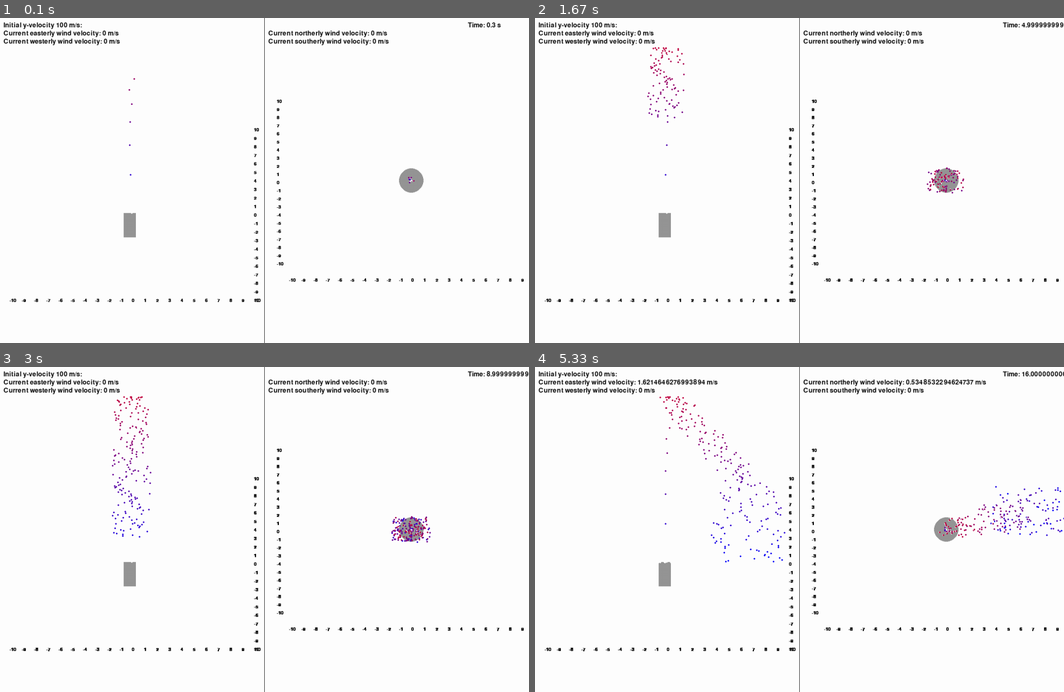
Above: before the commit, frames 1-4 (two rows, left to right).
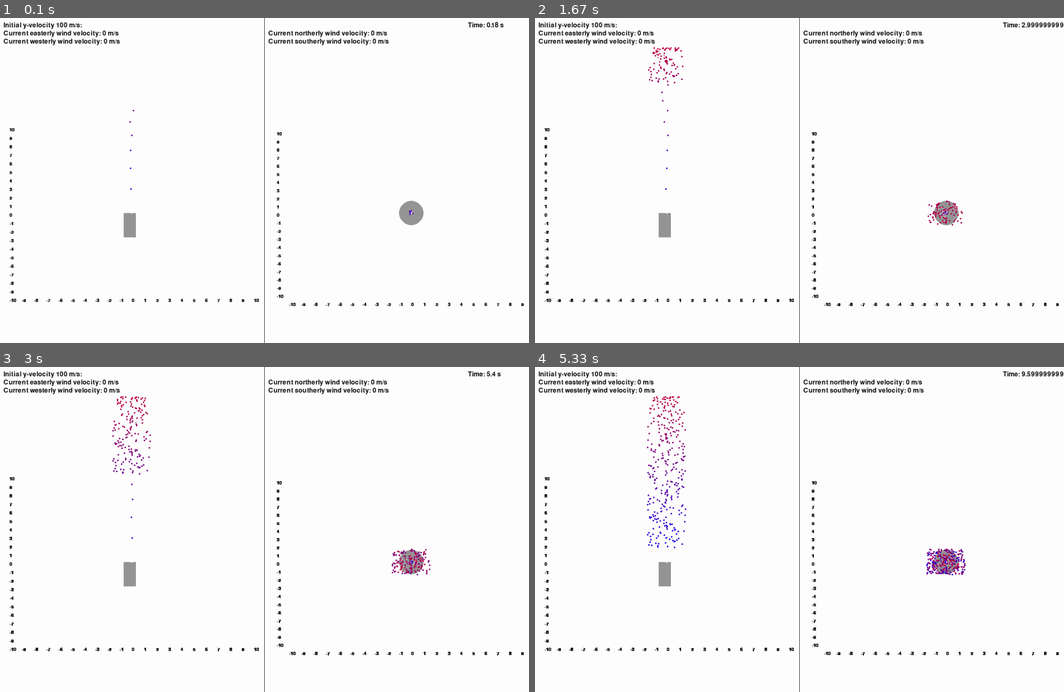
Above: after the commit, the same moments.

Repository: crawfonw/FountainSimulator
Game: pygame game, started from Fountain.py
The game is run twice, just before and just after one commit, with the same random seed, the same clock (stepped at 60 frames per second) and the same inputs. The source is Python 2; it was converted automatically to run under Python 3.
Inputs (mouse positions are in pixels of both pictures, inside the frame that each line leads up to):
- Up to frame 1 (0.1 s): no input
- Up to frame 2 (1.67 s): hold W 0.33-0.8 s; move the mouse to (778, 193) at 0.37 s; hold S 0.83-1.3 s; move the mouse to (968, 170) at 0.87 s
- Up to frame 3 (3 s): no input
- Up to frame 4 (5.33 s): no input

The runs differ from the first frame. In frame 1, 1.2% of the frame differs, in the area x 1-99%, y 1-89%; in frame 2, 1.6%; in frame 3, 2.1%; in frame 4, 3.1%, in the area x 1-100%, y 1-89%.

Commit message:
Tweak GUI, add scaffold for fountain control algorithm

Diff:
--- a/Fountain.py
+++ b/Fountain.py
@@ -73,7 +73,7 @@
 
         #tick tock
         self.time = 0
-        self.dt = 0.05
+        self.dt = 0.03
 
         #initial velocities, etc.
         self.v = v
@@ -113,7 +113,7 @@
         self.draw_xz_fountain()
         self.draw_xz_axis()
 
-        self.draw_buttons()
+        #self.draw_buttons()
 
         self.draw_lines()
 
@@ -141,7 +141,6 @@
         else:
             raise ValueError
 
-
     def draw_buttons(self):
         print 'Keys:\nN,S,E,W - Toggle N/S/E/W Winds\n'
 
@@ -153,7 +152,7 @@
 #        pygame.draw.ellipse(self.screen, (150,150,150), (pos.x, pos.y, pos2.x, pos2.y))
 
     def translate_xz_pos_to_screen(self, pos):
-        return vec2d(7 * self.w / 9 + 30 * pos.x, 2 * self.h / 4 + 20 * (-pos.z))
+        return vec2d(7 * self.w / 9 + 30 * pos.x, 3 * self.h / 5 + 20 * (-pos.z))
 
     def draw_xz_droplet(self, oldpos, newpos, rgb=(0,0,255)):
         pygame.draw.circle(self.screen, (255,255,255), self.translate_xz_pos_to_screen(oldpos).inttup(), self.radius)
@@ -162,7 +161,7 @@
     def draw_xz_axis(self):
         aFont = pygame.font.Font(None, 16)
         for i in range(-10, 11):
-            pos = self.translate_xz_pos_to_screen(vec3d(i,0,-12))
+            pos = self.translate_xz_pos_to_screen(vec3d(i,0,-11))
             label = aFont.render('%s' % i, 1, (10, 10, 10))
             self.screen.blit(label, pos)
 
@@ -200,7 +199,7 @@
             label = aFont.render('%s' % i, 1, (10, 10, 10))
             self.screen.blit(label, pos)
 
-            pos = self.translate_xy_pos_to_screen(vec3d(10,i,0))
+            pos = self.translate_xy_pos_to_screen(vec3d(-10,i,0))
             label = aFont.render('%s' % i, 1, (10, 10, 10))
             self.screen.blit(label, pos)
 
@@ -229,6 +228,15 @@
 
         return wind_did_change
 
+    def adjust_initial_droplet_velocity(self):
+        '''
+        This is the compensation algoritm. It adjusts the fountain's spray speed,
+        specifically the initial y-velocity of the droplets, so people don't get
+        sprayed.
+        '''
+        return
+
+
     #pygame
     def update(self):
         self.draw_xz_fountain()
@@ -243,6 +251,9 @@
 
         x_wind_did_change = self.update_x_wind()
         z_wind_did_change = self.update_z_wind()
+
+        if x_wind_did_change or z_wind_did_change:
+            self.adjust_initial_droplet_velocity()
 
         if len(self.droplets) < self.max_drops:
             new_d = Droplet(uniform(-2, 2), self.v, uniform(-2, 2))
Not shown, added: .gitignore
